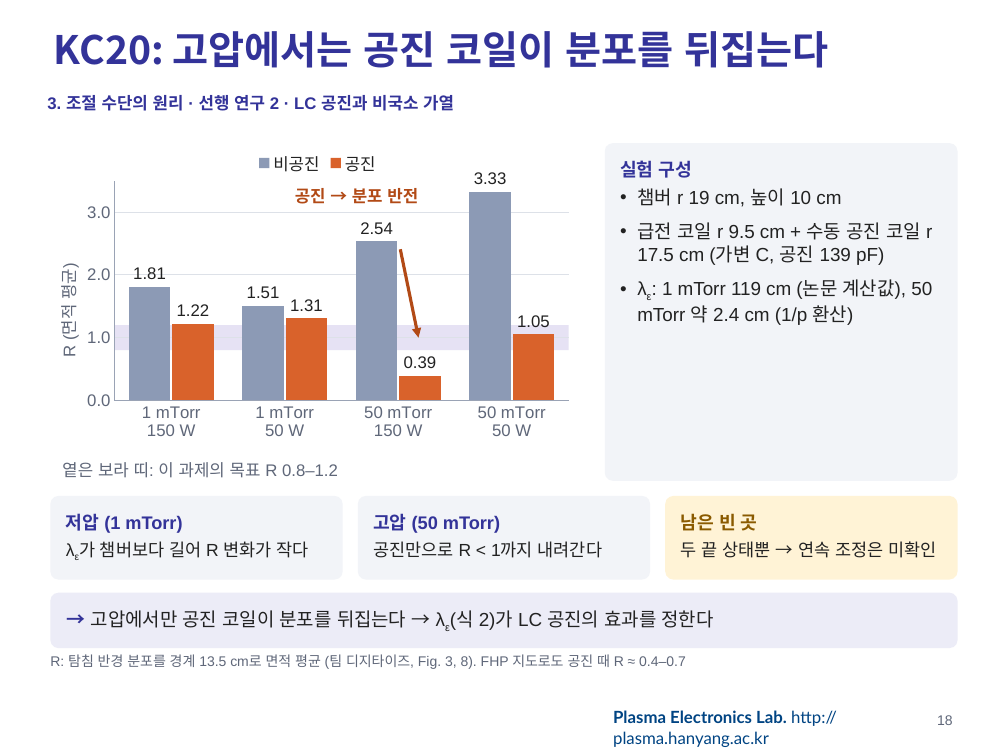
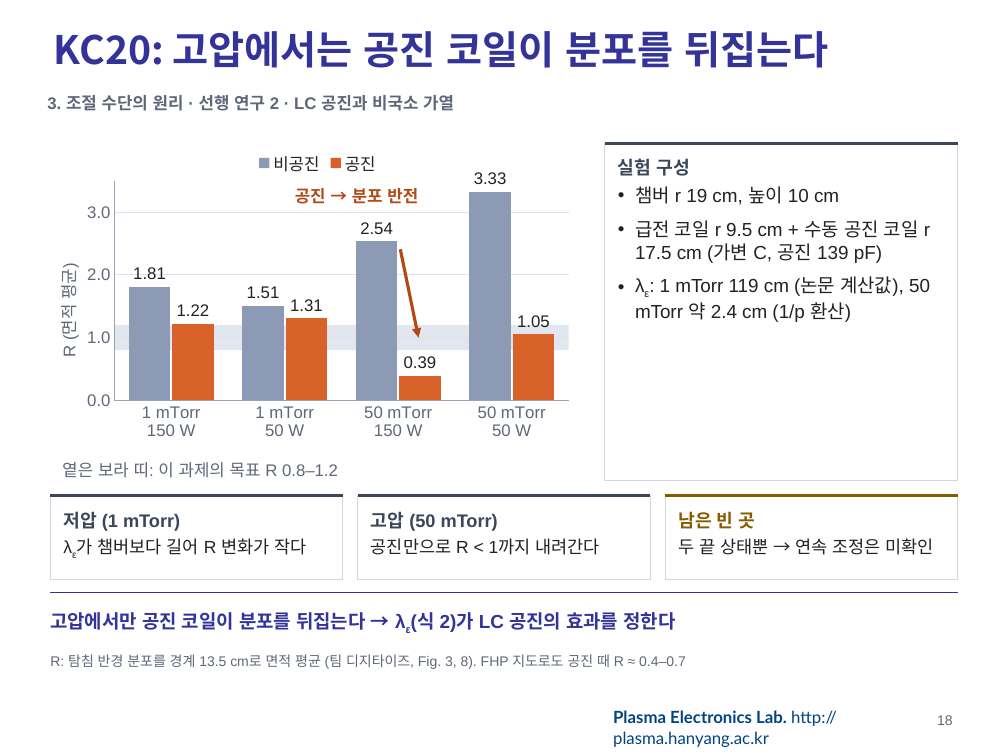
Before and after one commit to garlicjam-pyo/plasma, a slide deck: slide 18 of presentations/1차발표_최종.pptx. Drawn at 1008x756 pixels with LibreOffice and Linux fonts; fonts in the diff are those of the drawing; background and template pictures are left out. Boxes give left, top, right and bottom in pixels: in the first picture for what was removed or moved away, otherwise in the second. Text is boxed around its words. In the diff, an @@ line names an element or a change of style, - is before the commit and + after.

```diff
--- a/presentations/1차발표_최종.pptx
+++ b/presentations/1차발표_최종.pptx
@@ text "3. 조절 수단의 원리 · ..." at bbox=[47, 95, 454, 111]: text colour #333399 to #5F6779 @@
@@ line added from (605, 143) to (958, 143), #3B4658 2.25 pt @@
@@ text in rectangle at bbox=[618, 158, 689, 176]: text colour #333399 to #3B4658 in "실험 구성" @@
@@ line added from (50, 496) to (343, 496), #3B4658 2.25 pt @@
@@ rounded rectangle to rectangle; fill #F2F4F8 to #FFFFFF; outline none to #D3D8E0 0.75 pt in 3 elements at bbox=[605, 143, 958, 481], bbox=[50, 496, 343, 580], bbox=[358, 496, 650, 580] @@
@@ line added from (358, 496) to (650, 496), #3B4658 2.25 pt @@
@@ rectangle "남은 빈 곳" at bbox=[665, 496, 958, 580]: rounded rectangle to rectangle; fill #FFF3D6 to #FFFFFF; outline none to #D3D8E0 0.75 pt @@
@@ line added from (665, 496) to (958, 496), #8A5A00 2.25 pt @@
@@ text in rectangle at bbox=[63, 511, 180, 531]: text colour #333399 to #3B4658 in "저압 (1 mTorr)" @@
@@ text in rectangle at bbox=[371, 511, 498, 531]: text colour #333399 to #3B4658 in "고압 (50 mTorr)" @@
@@ text "고압에서만 공진 코일이 분포를 뒤집는다 ...": place and size @@
-text "고압에서만 공진 코일이 분포를 뒤집는다 ..." at bbox=[50, 593, 958, 648]
+text "고압에서만 공진 코일이 분포를 뒤집는다 ..." at bbox=[50, 612, 675, 632]
@@ text "고압에서만 공진 코일이 분포를 뒤집는다 ..." at bbox=[50, 612, 675, 632]: fill #ECECF7 to none @@
@@ line added from (50, 593) to (958, 593), #333399 1 pt @@
@@ text at bbox=[50, 612, 675, 632]: text changed; text colour #222222 to #333399; bold on @@
-→ 고압에서만 공진 코일이 분포를 뒤집는다 → λε(식 2)가 LC 공진의 효과를 정한다
+고압에서만 공진 코일이 분포를 뒤집는다 → λε(식 2)가 LC 공진의 효과를 정한다
```
Also in this commit, not shown: 39 other slides changed, 3 other files.
